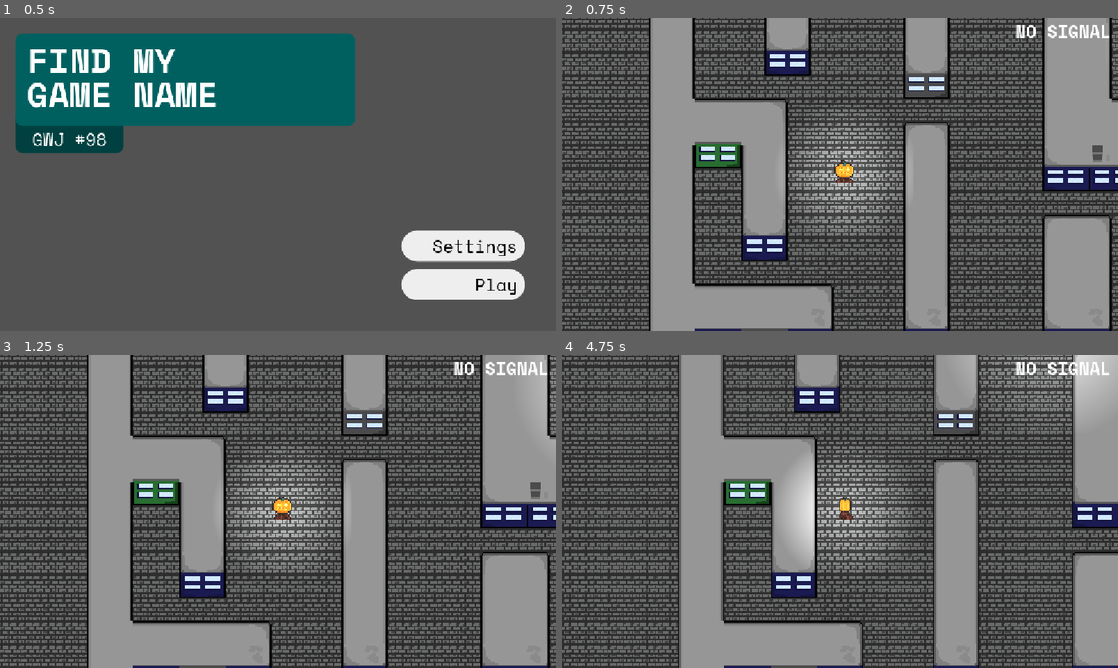
Above: before the commit, frames 1-4 (two rows, left to right).
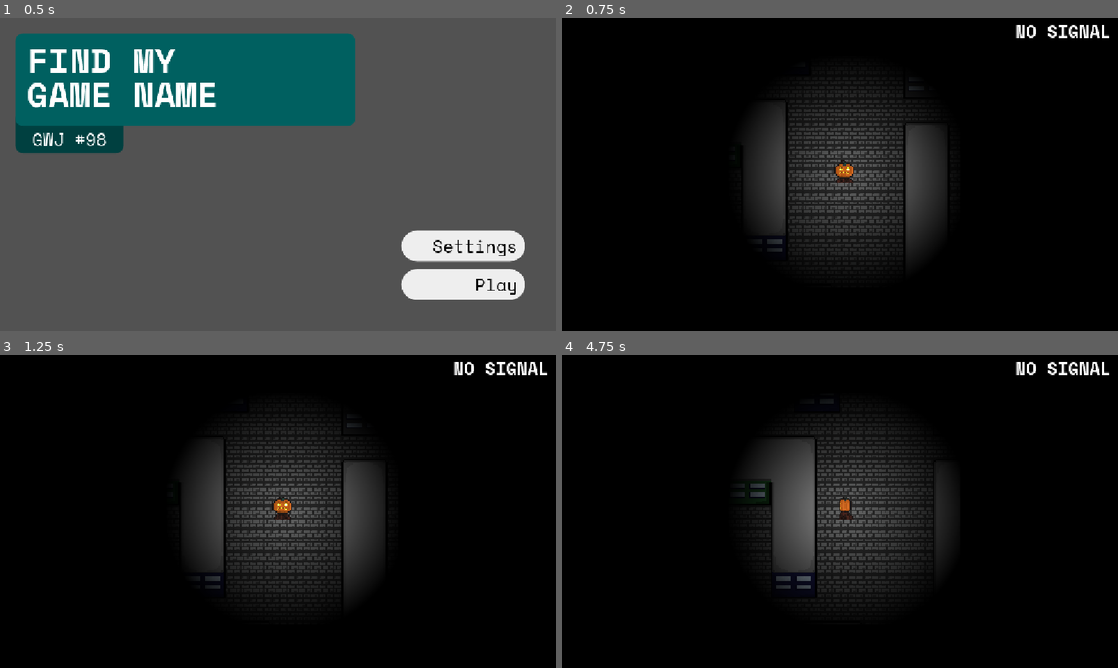
Above: after the commit, the same moments.

Repository: TurbogamesDev/godot-wild-jam-98
Game: Godot game, scene res://assets/scenes/ui/main_menu.tscn
Same seed, same stepped clock (60 frames per second), same inputs: the game is played once before the commit and once after it. The engine's default icon, where the game draws it, is replaced by a stand-in: a white triangle on a blue panel in a dark square.
Inputs (mouse positions are in pixels of both pictures, inside the frame that each line leads up to):
- Up to frame 1 (0.5 s): no input
- Up to frame 2 (0.75 s): click "Play" at 0.5 s
- Up to frame 3 (1.25 s): no input
- Up to frame 4 (4.75 s): tap Enter at 1.25 s; move the mouse to (962, 495) at 1.27 s; hold D (right) 1.28-2.03 s; click (962, 495) at 1.42 s; move the mouse to (728, 527) at 2.02 s; hold S (down) 2.03-2.78 s; move the mouse to (895, 442) at 2.77 s; hold D (right) 2.78-3.53 s; move the mouse to (812, 574) at 3.52 s; hold W (up) 3.53-4.28 s; click (812, 574) at 3.67 s; move the mouse to (1006, 558) at 4.27 s; hold A (left) from 4.28 s (still down)

Frame 1 is identical in both runs. In frame 2, 97% of the frame differs, in the area x 0-100%, y 0-100%; in frame 3, 97%; in frame 4, 98%.

Commit message:
Adjust lighting of enemy and player

Diff:
--- a/assets/scenes/characters/enemy.tscn
+++ b/assets/scenes/characters/enemy.tscn
@@ -7,7 +7,7 @@
 radius = 42.0
 
 [sub_resource type="CircleShape2D" id="CircleShape2D_0qui0"]
-radius = 18.61907
+radius = 18.0
 
 [sub_resource type="Gradient" id="Gradient_yt64p"]
 offsets = PackedFloat32Array(0, 0.75721157)
@@ -15,8 +15,8 @@
 
 [sub_resource type="GradientTexture2D" id="GradientTexture2D_gx0oh"]
 gradient = SubResource("Gradient_yt64p")
-width = 144
-height = 144
+width = 96
+height = 96
 fill = 1
 fill_from = Vector2(0.515625, 0.5086806)
 
@@ -29,7 +29,7 @@
 
 [node name="NavigationAgent2D" type="NavigationAgent2D" parent="." unique_id=271923362]
 path_desired_distance = 12.0
-target_desired_distance = 12.0
+target_desired_distance = 4.0
 path_postprocessing = 1
 
 [node name="SightArea" type="Area2D" parent="." unique_id=1104976068]
@@ -41,7 +41,7 @@
 [node name="CatchArea" type="Area2D" parent="." unique_id=2010978098]
 
 [node name="CollisionShape2D" type="CollisionShape2D" parent="CatchArea" unique_id=1068996854]
-position = Vector2(0.42404175, -13.266319)
+position = Vector2(0, -16)
 shape = SubResource("CircleShape2D_0qui0")
 
 [node name="ProxyVision" type="PointLight2D" parent="." unique_id=1906545068]
--- a/assets/scenes/levels/test_level2.tscn
+++ b/assets/scenes/levels/test_level2.tscn
@@ -183,8 +183,8 @@
 
 [sub_resource type="GradientTexture2D" id="GradientTexture2D_3hfh6"]
 gradient = SubResource("Gradient_04ggp")
-width = 96
-height = 96
+width = 160
+height = 160
 fill = 1
 fill_from = Vector2(0.515625, 0.5086806)
 
@@ -696,11 +696,9 @@
 player = NodePath("../../player")
 
 [node name="CanvasModulate" type="CanvasModulate" parent="." unique_id=1213525282]
-visible = false
 color = Color(0, 0, 0, 1)
 
 [node name="Fog of war" type="Sprite2D" parent="." unique_id=1268816554]
-visible = false
 light_mask = 2
 z_index = 10
 material = SubResource("ShaderMaterial_n0d4k")
Not shown: 1 places in assets/scenes/levels/test_level2.tscn that only renumber resources
